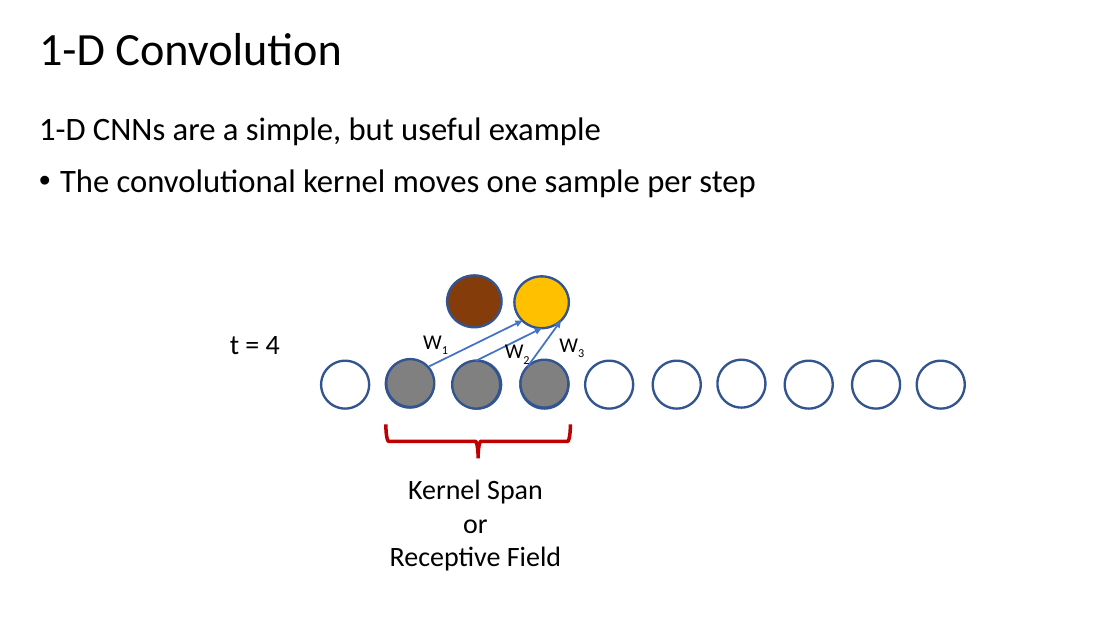
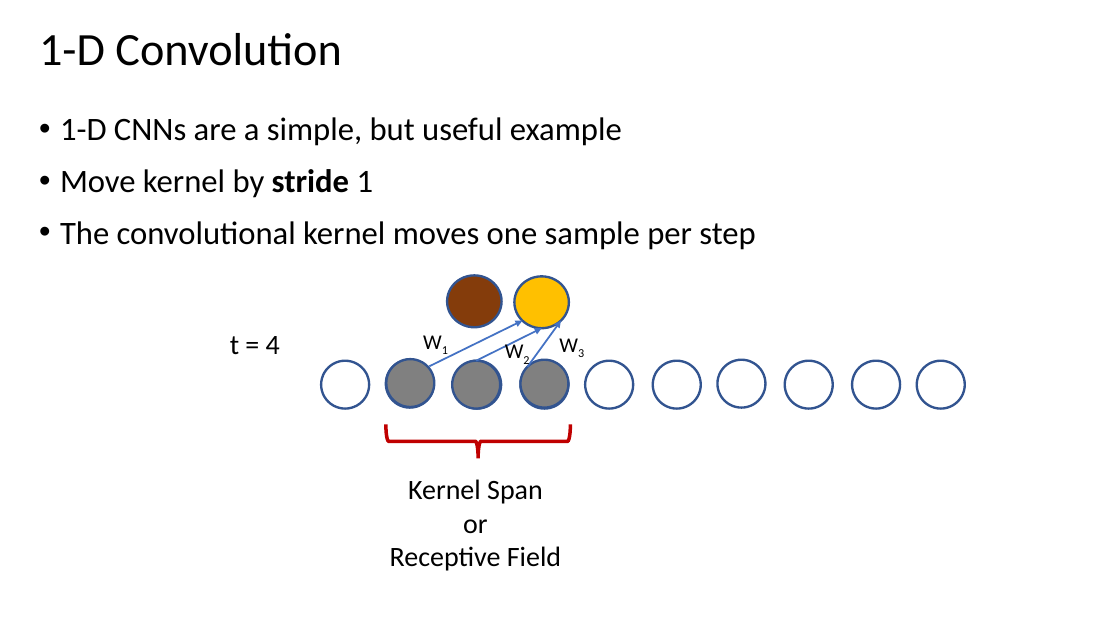
Before and after one commit to StephenElston/CSCI-E25, a slide deck: slide 9 of Slides/2_ConvolutionFilterig.pptx (slide 8 before the commit). Drawn at 1120x630 pixels with LibreOffice and Linux fonts; fonts in the diff are those of the drawing. Boxes give left, top, right and bottom in pixels: in the first picture for what was removed or moved away, otherwise in the second. Text is boxed around its words. In the diff, an @@ line names an element or a change of style, - is before the commit and + after.

```diff
--- a/Slides/2_ConvolutionFilterig.pptx
+++ b/Slides/2_ConvolutionFilterig.pptx
@@ text at <box>60,117,622,146</box>: bullet none to • @@
@@ text at <box>60,169,374,198</box>: paragraph added @@
+• Move kernel by stride 1
```
Also in this commit, not shown: 3 other slides changed, 1 slide added.
